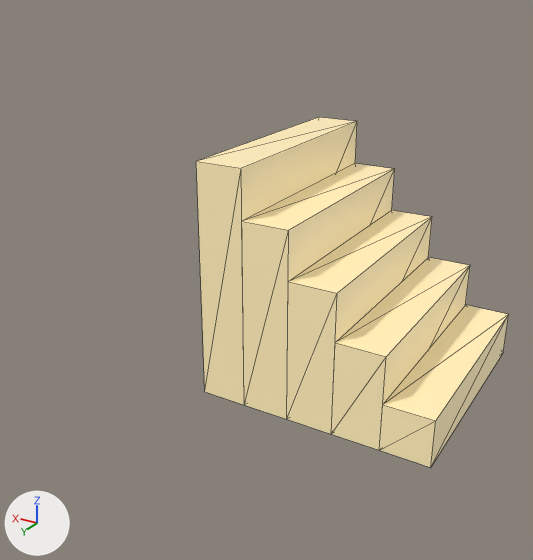
An edit to the glTF model assets/obstacles/steps_large.glb, drawn before and after from the same camera.
The view is the same before and after, from a camera (50 mm lens) standing at (-4.19, 21.53, 11.35) and looking at (5.3, 5.72, 3.44). Lighting does not change. The marker at lower left points along +X, +Y and +Z. The older version comes first. Mesh edges are drawn as thin lines. Where no turn or scale is listed for an object, it has been applied to the vertices. Vertices at exactly the same position are counted once.

Objects in the first picture: 'StepsLarge_Step0-convcol', 'StepsLarge_Step1-convcol', 'StepsLarge_Step2-convcol', 'StepsLarge_Step3-convcol', 'StepsLarge_Step4-convcol'.
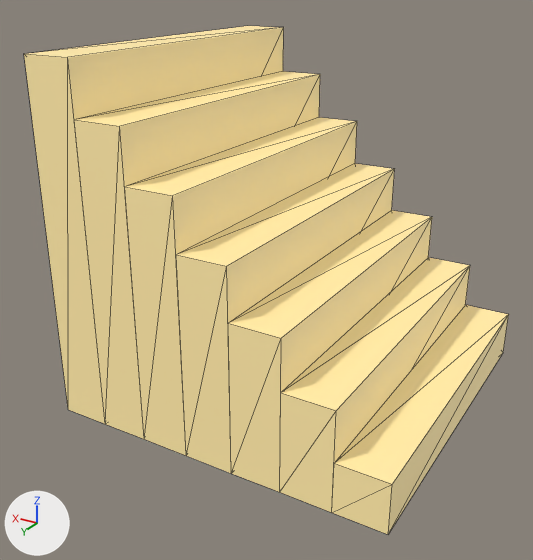
Where the newer file only moved an object's origin or applied its transform, the numbers keep the older frame.

What differs and where, as boxes [x1, y1, x2, y2] in the pictures (533 x 560 px):
'StepsLarge_Step4-convcol', recoloured, surface changed, rescaled (beige to yellow, 44% wider, 17% taller)
    before: [196, 117, 357, 405]
    after: [125, 117, 357, 455]
'StepsLarge_Step3-convcol', recoloured, surface changed, rescaled (beige to yellow, 43% wider, 21% taller)
    before: [242, 163, 395, 419]
    after: [176, 163, 395, 473]
'StepsLarge_Step6-convcol', added (yellow)
    after: [24, 26, 284, 424]
'StepsLarge_Step5-convcol', added (yellow)
    after: [74, 71, 320, 439]
'StepsLarge_Step2-convcol', recoloured, surface changed, rescaled (beige to yellow, 40% wider, 26% taller)
    before: [287, 210, 432, 434]
    after: [228, 210, 432, 492]
'StepsLarge_Step1-convcol', recoloured, surface changed, rescaled (beige to yellow, 36% wider, 32% taller)
    before: [331, 257, 470, 450]
    after: [280, 257, 470, 513]
'StepsLarge_Step0-convcol', recoloured, surface changed, rescaled (beige to yellow, 36% wider, 41% taller)
    before: [379, 305, 509, 467]
    after: [332, 305, 509, 534]

What the commit changed:
Material 'ObstacleMustard' (mat_obstaclemustard) changes colour from beige #ffecb7 to yellow #ffe7a2; in linear values from (1.0, 0.836, 0.475) to (1.0, 0.8, 0.36).
In material 'ObstacleMustard' (mat_obstaclemustard), roughness goes from 0.4 to 0.55.
me_stepslarge_step0_convcol is used by ob_stepslarge_step0_convcol; location (3.38, 3.38, 0.0).
me_stepslarge_step0_convcol had 8 vertices, 12 faces and spanned x -3.38..-2.03, y -3.38..3.38, z 0.0..1.35.
me_stepslarge_step0_convcol now has 8 vertices, 12 faces and spans x -3.38..-2.03, y -3.38..6.07, z 0.0..1.35.
me_stepslarge_step0_convcol part 1: the whole mesh is scaled about its middle by (1, 1.4, 1), then moved by (0.0, 1.35, 0.0).
me_stepslarge_step1_convcol is used by ob_stepslarge_step1_convcol; location (3.38, 3.38, 0.0).
me_stepslarge_step1_convcol had 8 vertices, 12 faces and spanned x -2.03..-0.68, y -3.38..3.38, z 0.0..2.7.
me_stepslarge_step1_convcol now has 8 vertices, 12 faces and spans x -2.03..-0.67, y -3.38..6.07, z 0.0..2.7.
me_stepslarge_step1_convcol part 2: the whole mesh is scaled about its middle by (1, 1.4, 1), then moved by (0.0, 1.35, 0.0).
me_stepslarge_step2_convcol is used by ob_stepslarge_step2_convcol; location (3.38, 3.38, 0.0).
me_stepslarge_step2_convcol had 8 vertices, 12 faces and spanned x -0.68..0.68, y -3.38..3.38, z 0.0..4.05.
me_stepslarge_step2_convcol now has 8 vertices, 12 faces and spans x -0.67..0.68, y -3.38..6.07, z 0.0..4.05.
me_stepslarge_step2_convcol part 3: the whole mesh is scaled about its middle by (1, 1.4, 1), then moved by (0.0, 1.35, 0.0).
me_stepslarge_step3_convcol is used by ob_stepslarge_step3_convcol; location (3.38, 3.38, 0.0).
me_stepslarge_step3_convcol had 8 vertices, 12 faces and spanned x 0.68..2.03, y -3.38..3.38, z 0.0..5.4.
me_stepslarge_step3_convcol now has 8 vertices, 12 faces and spans x 0.68..2.03, y -3.38..6.07, z 0.0..5.4.
me_stepslarge_step3_convcol part 4: the whole mesh is scaled about its middle by (1, 1.4, 1), then moved by (0.0, 1.35, 0.0).
me_stepslarge_step4_convcol is used by ob_stepslarge_step4_convcol; location (3.38, 3.38, 0.0).
me_stepslarge_step4_convcol had 8 vertices, 12 faces and spanned x 2.03..3.38, y -3.38..3.38, z 0.0..6.75.
me_stepslarge_step4_convcol now has 8 vertices, 12 faces and spans x 2.03..3.38, y -3.38..6.07, z 0.0..6.75.
me_stepslarge_step4_convcol part 5: the whole mesh is scaled about its middle by (1, 1.4, 1), then moved by (0.0, 1.35, 0.0).
Mesh me_stepslarge_step6_convcol is new.
It is a box spanning x 8.1..9.45, y 0.0..9.45, z 0.0..9.45.
It uses material mat_obstaclemustard (yellow #ffe7a2).
Mesh me_stepslarge_step5_convcol is new.
It is a box spanning x 6.75..8.1, y 0.0..9.45, z 0.0..8.1.
It uses material mat_obstaclemustard (yellow #ffe7a2).
Object 'StepsLarge_Step6-convcol' (ob_stepslarge_step6_convcol) is new; it shows me_stepslarge_step6_convcol.
Its location is (0.0, 0.0, 0.0).
Object 'StepsLarge_Step5-convcol' (ob_stepslarge_step5_convcol) is new; it shows me_stepslarge_step5_convcol.
Its location is (0.0, 0.0, 0.0).
